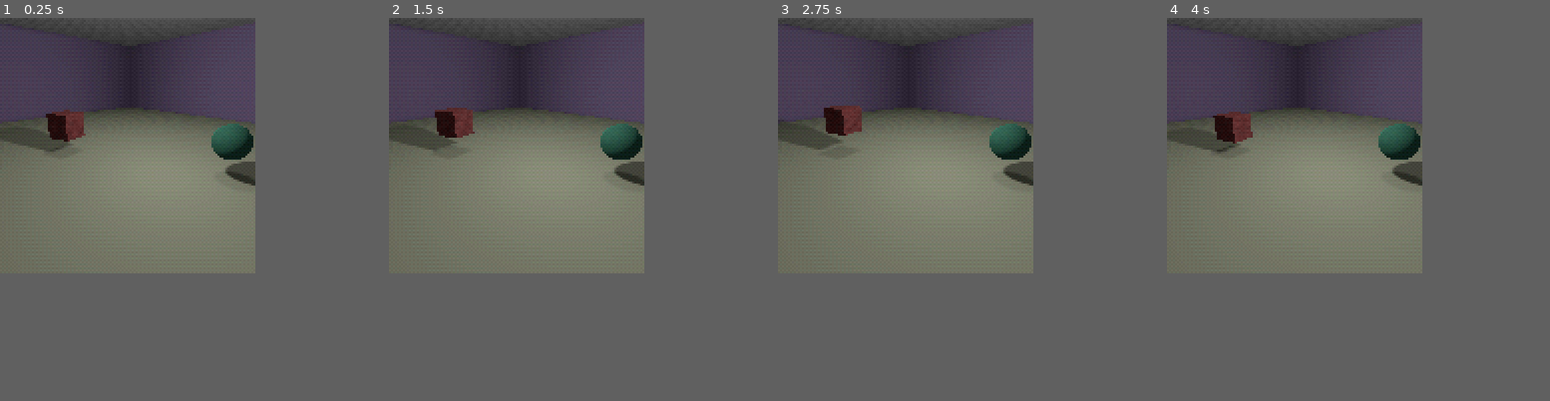
Above: before the commit, frames 1-4 (left to right).
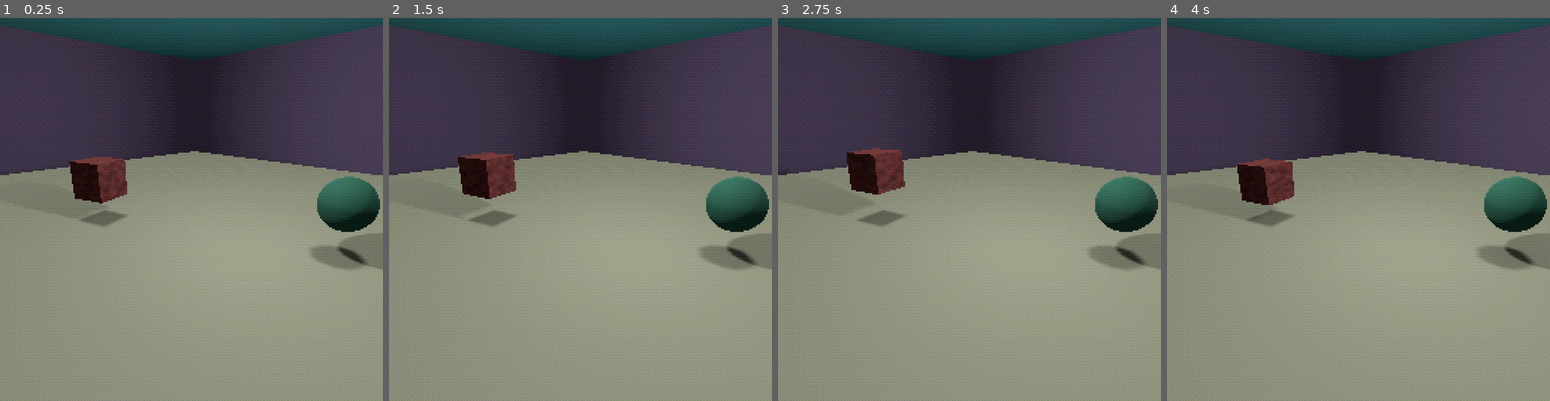
Above: after the commit, the same moments.

Repository: ayylol/psx-shaders
Game: Godot game, scene res://Root.tscn
Same seed, same stepped clock (60 frames per second), same inputs: the game is played once before the commit and once after it.
Inputs:
- Up to frame 1 (0.25 s): no input
- Up to frame 2 (1.5 s): no input
- Up to frame 3 (2.75 s): no input
- Up to frame 4 (4 s): no input
The window is 512x512 before the commit and 768x768 after it. Grey fills any space a smaller window leaves; there, only what the larger window draws over its background counts as a difference.

The runs differ from the first frame. In frame 1, 41% of the frame differs, in the area x 0-100%, y 0-67%; in frame 2, 41%; in frame 3, 41%; in frame 4, 41%.

Commit message:
added 4x4 dither pattern

Diff:
--- a/Assets/dither_shader.tres
+++ b/Assets/dither_shader.tres
@@ -4,12 +4,15 @@
 code = "shader_type canvas_item;
 
 const float M22[] = {
-	-0.25,	0.25,
-	 0.50,	0.00
+	-.25,	+.25,
+	+.50,	+.00
 	};
 const int M22_row_size = 2;
 const float M44[] = {
-	-0.25,0.25,0.5,0.0
+	-.5000,	+.0000,	-.3750,	+.1250,
+	+.2500,	-.2500,	+.3750,	-.1250,
+	-.3125,	+.1875,	-.4375,	+.0625,
+	+.4375,	-.0625,	+.3125,	-.1875
 	};
 const int M44_row_size = 4;
 
@@ -19,6 +22,6 @@
 void fragment(){
 	float css_f = float(color_space_size);
 	vec3 col =  texture(TEXTURE, UV).xyz;
-	col = round((col + normalize_dither*M22[int(UV.x / TEXTURE_PIXEL_SIZE.x)%M22_row_size + (int(UV.y / TEXTURE_PIXEL_SIZE.y) %M22_row_size)*M22_row_size]) * css_f) / css_f;
+	col = round((col + normalize_dither*M44[int(UV.x / TEXTURE_PIXEL_SIZE.x)%M44_row_size + (int(UV.y / TEXTURE_PIXEL_SIZE.y) %M44_row_size)*M44_row_size]) * css_f) / css_f;
 	COLOR = vec4(col,1.f);
 }"
--- a/Root.tscn
+++ b/Root.tscn
@@ -17,6 +17,10 @@
 
 [sub_resource type="SpatialMaterial" id=12]
 albedo_color = Color( 0.858824, 0.878431, 0.756863, 1 )
+
+[sub_resource type="SpatialMaterial" id=15]
+flags_transparent = true
+albedo_color = Color( 0.45098, 0.929412, 0.952941, 1 )
 
 [sub_resource type="PlaneMesh" id=9]
 
@@ -90,7 +94,7 @@
 anchor_bottom = 1.0
 
 [node name="Viewport" type="Viewport" parent="."]
-size = Vector2( 128, 128 )
+size = Vector2( 256, 256 )
 handle_input_locally = false
 render_target_update_mode = 3
 shadow_atlas_size = 2048
@@ -117,6 +121,7 @@
 transform = Transform( -7, 8.74228e-08, 0, -6.11959e-07, -1, 0, 0, 0, 7, 0, 4.5, 0 )
 mesh = SubResource( 1 )
 skeleton = NodePath("../..")
+material/0 = SubResource( 15 )
 
 [node name="Wall" type="MeshInstance" parent="Viewport/Scene/Room"]
 transform = Transform( -7, -1.50996e-07, 1.48505e-14, 0, -4.37114e-08, -2.25, 1.05697e-06, -1, 9.83506e-08, 0, 2.25, 7 )
@@ -136,11 +141,10 @@
 transform = Transform( 1, 0, 0, 0, 1, 0, 0, 0, 1, 1.03329, 2.00841, -2.16196 )
 light_energy = 0.3
 shadow_enabled = true
-omni_range = 12.5973
+omni_range = 11.5552
 
 [node name="TopLight" type="DirectionalLight" parent="Viewport/Scene/Lighting"]
 transform = Transform( 1, 0, 0, 0, -4.37114e-08, 1, 0, -1, -4.37114e-08, 0, 2.51282, 0 )
-visible = false
 light_energy = 0.2
 light_cull_mask = 4294966273
 shadow_enabled = true
@@ -148,13 +152,6 @@
 
 [node name="WorldEnvironment" type="WorldEnvironment" parent="Viewport/Scene/Lighting"]
 environment = ExtResource( 1 )
-
-[node name="SpotLight" type="SpotLight" parent="Viewport/Scene/Lighting"]
-transform = Transform( 1, 0, 0, 0, -4.37114e-08, 1, 0, -1, -4.37114e-08, 0, 8.74879, 0 )
-light_energy = 0.1
-shadow_enabled = true
-spot_range = 20.2895
-spot_angle = 52.4459
 
 [node name="Cube" type="MeshInstance" parent="Viewport/Scene"]
 transform = Transform( 0.344122, 0, 0, 0, 0.344122, 0, 0, 0, 0.344122, 1.60164, 0.904398, 0.83527 )
--- a/project.godot
+++ b/project.godot
@@ -17,8 +17,8 @@
 
 [display]
 
-window/size/width=128
-window/size/height=128
+window/size/width=256
+window/size/height=256
 window/size/test_width=1024
 window/size/test_height=768
 window/stretch/mode="viewport"
Not shown: 1 places in Root.tscn that only renumber resources
